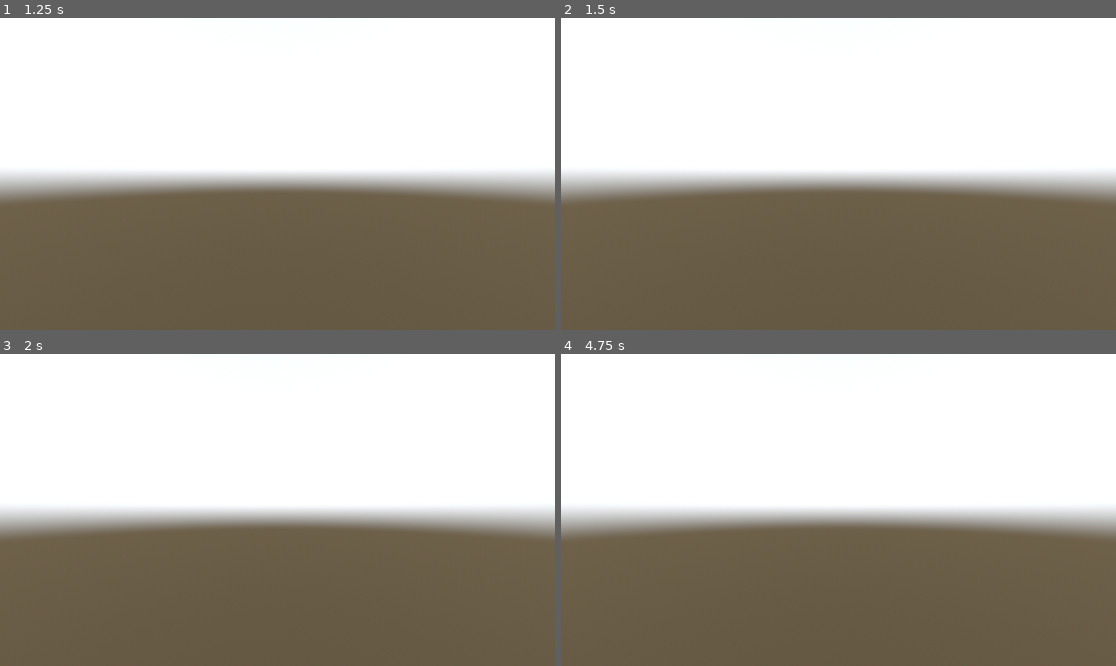
Above: before the commit, frames 1-4 (two rows, left to right).
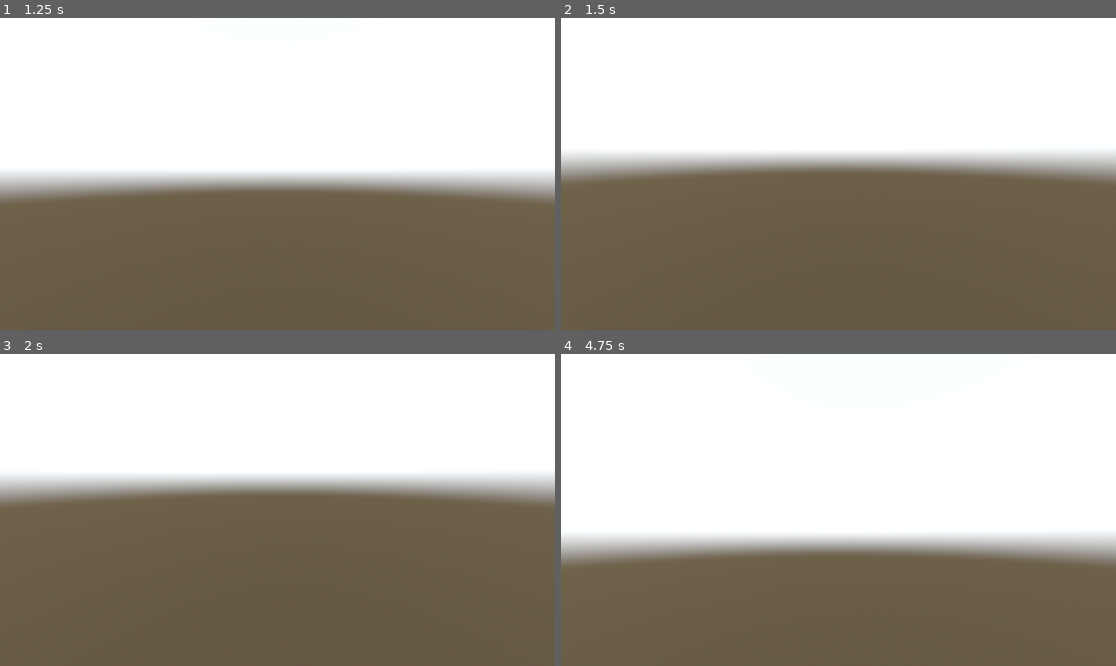
Above: after the commit, the same moments.

Repository: RichTeaMan/map-boy
Game: Godot game, scene res://main.tscn
The game is run twice, just before and just after one commit, with the same random seed, the same clock (stepped at 60 frames per second) and the same inputs.
Inputs (mouse positions are in pixels of both pictures, inside the frame that each line leads up to):
- Up to frame 1 (1.25 s): tap Enter at 0.5 s; move the mouse to (399, 158) at 0.52 s; hold D (right) from 0.53 s (still down); tap C (camera_change) at 0.6 s; click (399, 158) at 0.67 s
- Up to frame 2 (1.5 s): release D (right) at 1.25 s; tap Space at 1.25 s; drag from (727, 189) to (810, 236) at 1.27 s
- Up to frame 3 (2 s): no input
- Up to frame 4 (4.75 s): tap Enter at 2, 3.5 s; move the mouse to (894, 441) at 2.02 s; hold D (right) 2.03-2.75 s; tap Mouse wheel up (mouse_wheel_up) at 2.1 s; click (894, 441) at 2.17 s; tap Space at 2.75, 4.25 s; drag from (810, 572) to (672, 463) at 2.77 s; move the mouse to (1005, 556) at 3.52 s; hold A (left) 3.53-4.25 s; tap Mouse wheel down (mouse_wheel_down) at 3.6 s; click (1005, 556) at 3.67 s; drag from (672, 463) to (755, 432) at 4.27 s

Frame 1 is identical in both runs. In frame 2, 13% of the frame differs, in the area x 0-100%, y 42-59%; in frame 3, 17%, in the area x 0-100%, y 38-59%; in frame 4, 16%.
Error before the commit: Invalid access to property or key 'tiles' on a base object of type 'Nil'. (res://main.gd:190)
Error after the commit: Invalid access to property or key 'tiles' on a base object of type 'Nil'. (res://main.gd:200)

Commit message:
Added FPS mouse looking.

Diff:
--- a/app/controllers/controller.gd
+++ b/app/controllers/controller.gd
@@ -1,6 +1,9 @@
 class_name Controller
 
 func control(camera: Camera3D, camera_collection_node: Node3D, delta: float, viewport: Viewport) -> void:
+    pass
+
+func handle_input(event: InputEvent) -> void:
     pass
 
 func is_street_controller() -> bool:
--- /dev/null
+++ b/app/controllers/street_mouse_controller.gd
@@ -0,0 +1,24 @@
+class_name StreetMouseController
+extends Controller
+
+var look_direction_changed := false
+var look_direction := Vector2.ZERO
+
+var camera_sens := 1.0
+var sens_mod := 1.0
+
+func control(camera: Camera3D, camera_collection_node: Node3D, delta: float, viewport: Viewport) -> void:
+
+    if look_direction_changed:
+        camera.rotation.y -= look_direction.x * camera_sens * sens_mod
+        camera.rotation.x = clamp(camera.rotation.x - look_direction.y * camera_sens * sens_mod, -1.5, 1.5)
+        look_direction_changed = false
+
+func handle_input(event: InputEvent) -> void:
+    if event is InputEventMouseMotion:
+        look_direction = event.relative * 0.001
+        look_direction_changed = true
+        #if mouse_captured: _rotate_camera()
+
+func is_street_controller() -> bool:
+    return true
--- a/app/main.gd
+++ b/app/main.gd
@@ -24,6 +24,7 @@
         StreetKeyboardController.new(),
         SatelliteKeyboardController.new(),
         SatelliteMouseController.new(),
+        StreetMouseController.new(),
     ])
 
     var start = Global.lat_lon_to_vector(51.4995145764631, -0.126637687351658)
@@ -94,6 +95,15 @@
 
     refresh_tile_queue()
 
+func _input(event: InputEvent) -> void:
+    var is_street_mode: bool = %street_camera.current
+    var is_satellite_mode: bool = %satellite_camera.current
+    for controller in controllers:
+        if is_street_mode && controller.is_street_controller():
+            controller.handle_input(event)
+        if is_satellite_mode && controller.is_satellite_controller():
+            controller.handle_input(event)
+
 func refresh_tile_queue():
     if tiles_pending:
         return
Not shown, added: app/controllers/street_mouse_controller.gd.uid
